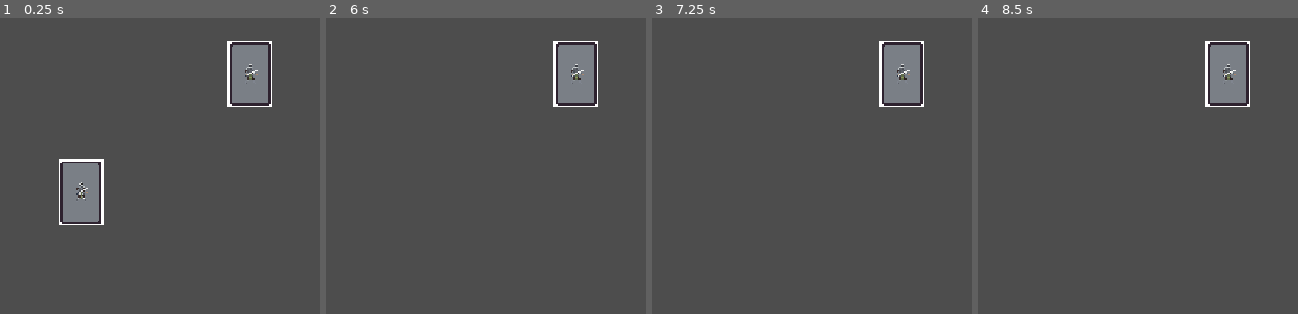
Above: before the commit, frames 1-4 (left to right).
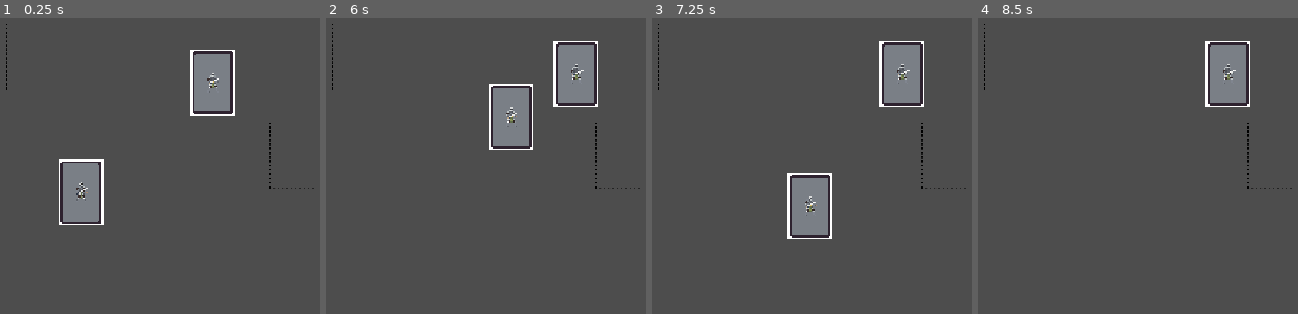
Above: after the commit, the same moments.

Repository: TNHydra01/Card-It-Up
Game: Godot game, scene res://main.tscn
Two runs of this game, one before a commit and one after it. Both use one fixed random seed, a clock stepped at 60 frames per second and the inputs below.
Inputs (mouse positions are in pixels of both pictures, inside the frame that each line leads up to):
- Up to frame 1 (0.25 s): no input
- Up to frame 2 (6 s): tap Enter at 0.5, 2.75, 5 s; drag from (406, 192) to (575, 74) at 0.52 s; tap Space at 1.25, 4.25, 5.75 s; drag from (575, 74) to (604, 272) at 1.27 s; move the mouse to (outside the picture) at 2.02 s; click (outside the picture) at 2.17 s; drag from (604, 272) to (402, 115) at 2.77 s; move the mouse to (outside the picture) at 3.52 s; click (outside the picture) at 3.67 s; drag from (402, 115) to (575, 74) at 4.27 s; move the mouse to (outside the picture) at 5.02 s; click (outside the picture) at 5.17 s; drag from (524, 71) to (482, 207) at 5.77 s
- Up to frame 3 (7.25 s): move the mouse to (outside the picture) at 6.52 s; click (outside the picture) at 6.67 s
- Up to frame 4 (8.5 s): drag from (1134, 207) to (1227, 74) at 7.27 s; move the mouse to (outside the picture) at 8.02 s; click (outside the picture) at 8.17 s

The runs differ from the first frame. In frame 1, 5.8% of the frame differs, in the area x 1-99%, y 2-58%; in frame 2, 3.2%; in frame 3, 3.3%; in frame 4, 0.2%.
Error before the commit: Invalid assignment of property or key 'scale' with value of type 'Vector2' on a base object of type 'Nil'. (res://card_manager.gd:43)

Commit message:
initial commit
added card slot and card slot sprite

Diff:
--- a/card_manager.gd
+++ b/card_manager.gd
@@ -3,6 +3,7 @@
 
 # -- Constants --
 const COLLISION_MASK_CARD = 1
+const COLLISION_MASK_CARD_SLOT = 2
 
 
 # -- Variables --
@@ -32,7 +33,8 @@
 			if card:
 				start_drag(card)
 		else:
-			finish_drag()
+			if card_being_dragged:
+				finish_drag()
 
 
 func start_drag(card):
@@ -41,6 +43,12 @@
 
 func finish_drag():
 	card_being_dragged.scale = Vector2(1.05, 1.05)
+	var card_slot_found = raycast_check_for_card_slot()
+	if card_slot_found and not card_slot_found.card_in_slot:
+		# Card dropped in an empty card slot
+		card_being_dragged.position = card_slot_found.position
+		card_being_dragged.get_node("Area2D/CollisionShape2D").disabled = true
+		card_slot_found.card_in_slot = true
 	card_being_dragged = null
 
 
@@ -48,7 +56,6 @@
 func connect_card_signals(card):
 	card.connect("hovered", on_hovered_over_card)
 	card.connect("hovered_off", on_hovered_off_card)
-
 
 
 func on_hovered_over_card(card):
@@ -68,7 +75,6 @@
 			is_hovering_on_card = false
 
 
-
 # Gives the card hover effect
 func highlight_card(card, hovered):
 	if hovered:
@@ -77,6 +83,20 @@
 	else:
 		card.scale = Vector2(1, 1)
 		card.z_index = 1
+
+
+# Similar to the raycast below but it's checking the collision_mask_card_slot
+func raycast_check_for_card_slot():
+	var space_state = get_world_2d().direct_space_state
+	var parameters = PhysicsPointQueryParameters2D.new()
+	parameters.position = get_global_mouse_position()
+	parameters.collide_with_areas = true
+	parameters.collision_mask = COLLISION_MASK_CARD_SLOT
+	var result = space_state.intersect_point(parameters)
+	if result.size() > 0:
+		#return result[0].collider.get_parent()
+		return result[0].collider.get_parent()
+	return null
 
 
 # Raycast setup to return whatever is under our cursor when we click
--- /dev/null
+++ b/card_slot.gd
@@ -0,0 +1,3 @@
+extends Node2D
+
+var card_in_slot = false
--- /dev/null
+++ b/card_slot.tscn
@@ -0,0 +1,23 @@
+[gd_scene format=3 uid="uid://cff1f5k3vh4js"]
+
+[ext_resource type="Script" uid="uid://c0ph68df2l4ih" path="res://card_slot.gd" id="1_jmuc5"]
+[ext_resource type="Texture2D" uid="uid://7eojvpawl104" path="res://CardSlot.png" id="1_qx3y6"]
+
+[sub_resource type="RectangleShape2D" id="RectangleShape2D_cwbch"]
+size = Vector2(64, 96)
+
+[node name="CardSlot" type="Node2D" unique_id=24172092]
+script = ExtResource("1_jmuc5")
+
+[node name="CardSlotImage" type="Sprite2D" parent="." unique_id=1460092922]
+texture_filter = 1
+position = Vector2(1.1920929e-07, -2.3841858e-07)
+scale = Vector2(0.35555568, 0.36226416)
+texture = ExtResource("1_qx3y6")
+
+[node name="Area2D" type="Area2D" parent="." unique_id=114090765]
+collision_layer = 2
+collision_mask = 6
+
+[node name="CollisionShape2D" type="CollisionShape2D" parent="Area2D" unique_id=1434881746]
+shape = SubResource("RectangleShape2D_cwbch")
--- a/main.tscn
+++ b/main.tscn
@@ -2,6 +2,7 @@
 
 [ext_resource type="Script" uid="uid://d1phvqegcp27v" path="res://card_manager.gd" id="1_0xm2m"]
 [ext_resource type="PackedScene" uid="uid://bqodkxqswc5gv" path="res://card.tscn" id="1_ig7tw"]
+[ext_resource type="PackedScene" uid="uid://cff1f5k3vh4js" path="res://card_slot.tscn" id="3_h2yge"]
 
 [node name="Main" type="Node2D" unique_id=677967535]
 
@@ -12,4 +13,10 @@
 position = Vector2(235, 336)
 
 [node name="Card2" parent="CardManager" unique_id=825784534 instance=ExtResource("1_ig7tw")]
-position = Vector2(478, 166)
+position = Vector2(424, 178)
+
+[node name="CardSlot" parent="." unique_id=24172092 instance=ExtResource("3_h2yge")]
+position = Vector2(159, 141)
+
+[node name="CardSlot2" parent="." unique_id=824569768 instance=ExtResource("3_h2yge")]
+position = Vector2(538, 283)
Binary file added: CardSlot.png
Not shown, added: CardSlot.png.import
Not shown, added: card_slot.gd.uid
